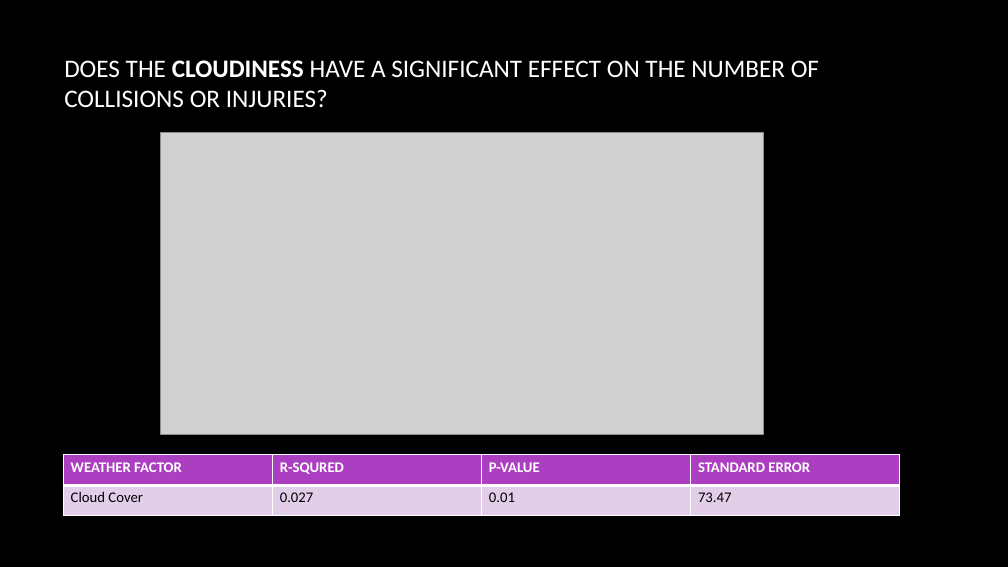
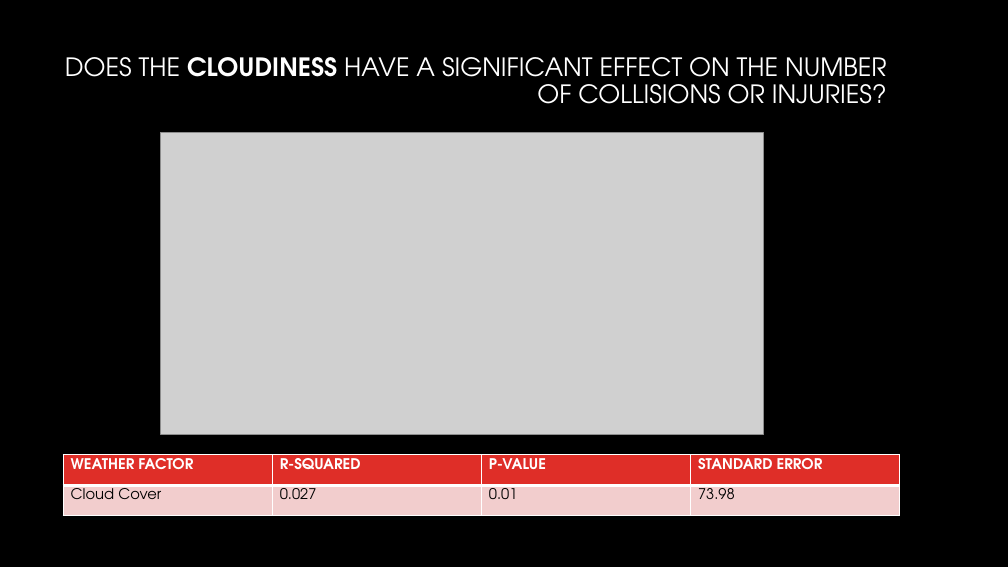
Before and after one commit to huntercash/ProjectOne, a slide deck: slide 13 of reports/Presentation1.pptx (slide 11 before the commit). Drawn at 1008x567 pixels with LibreOffice and Linux fonts; fonts in the diff are those of the drawing; grey boxes stand for pictures; background and template pictures are left out. Boxes give left, top, right and bottom in pixels: in the first picture for what was removed or moved away, otherwise in the second. Text is boxed around its words. In the diff, an @@ line names an element or a change of style, - is before the commit and + after.

```diff
--- a/reports/Presentation1.pptx
+++ b/reports/Presentation1.pptx
@@ title "DOES THE CLOUDINESS HAVE A ..." at box(65, 57, 887, 104): font Calibri to TeX Gyre Adventor; alignment left to right; line spacing 1 to 0.9 @@
@@ table at box(64, 454, 901, 516) @@
-row 1, column 2: R-SQURED
+row 1, column 2: R-SQUARED
-row 2, column 4: 73.47
+row 2, column 4: 73.98
@@ fill #AC3EC1 to #DF2E28 in row 1 @@
@@ fill #E3CEE9 to #F3CDCD in row 2 @@
@@ font Calibri to TeX Gyre Adventor in "WEATHER FACTOR", "P-VALUE", "STANDARD ERROR", "Cloud Cover" and 2 more places @@
```
Also in this commit, not shown: 18 other slides changed, 2 slides added, 2 slides removed, 19 other files.
